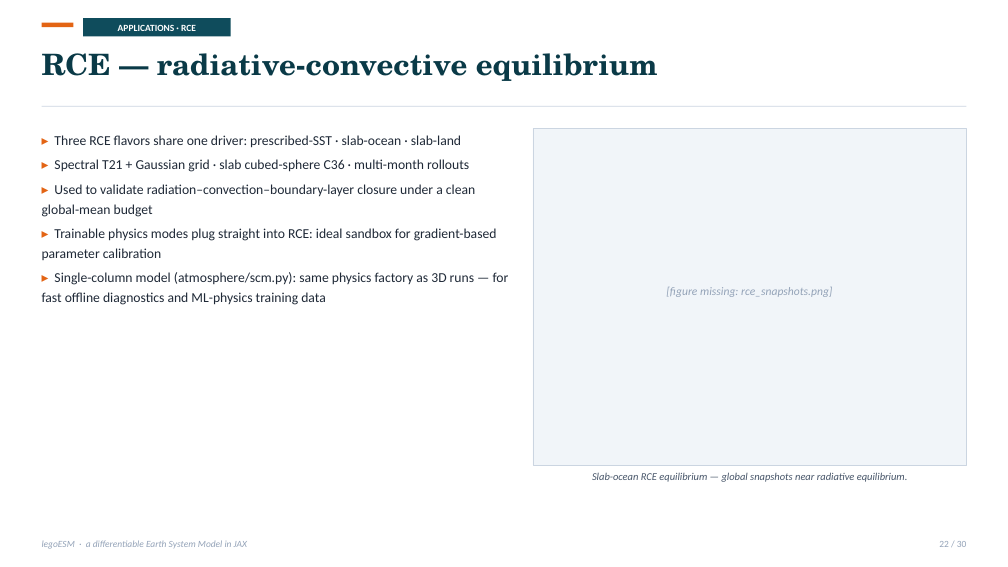
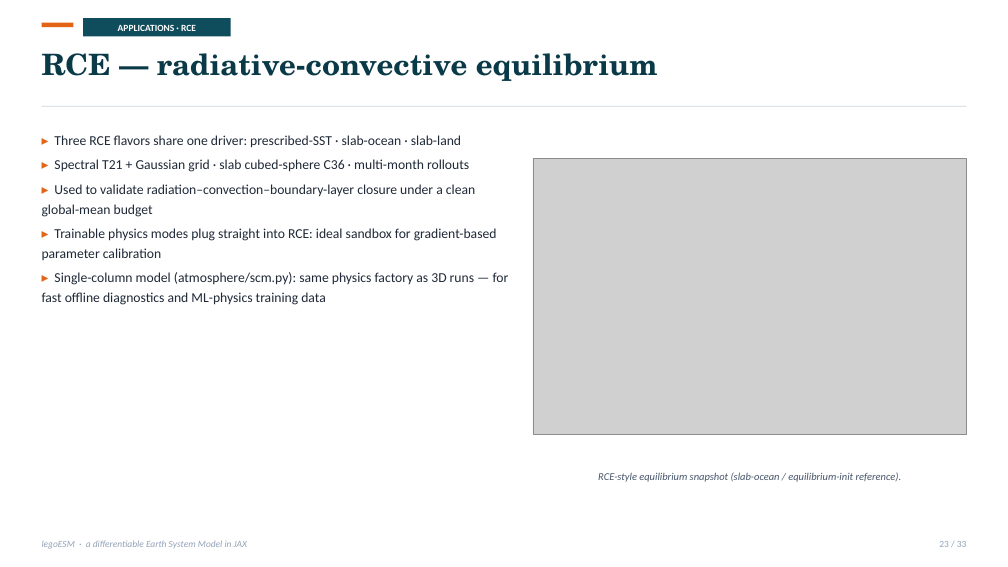
Before and after one commit to climate-federation/legoESM, a slide deck: slide 23 of legoESM_seminar.pptx (slide 22 before the commit). Drawn at 1008x567 pixels with LibreOffice and Linux fonts; fonts in the diff are those of the drawing; grey boxes stand for pictures. Boxes give left, top, right and bottom in pixels: in the first picture for what was removed or moved away, otherwise in the second. Text is boxed around its words. In the diff, an @@ line names an element or a change of style, - is before the commit and + after.

```diff
--- a/legoESM_seminar.pptx
+++ b/legoESM_seminar.pptx
@@ rectangle removed at box(533, 129, 966, 465) @@
@@ picture added at box(533, 159, 966, 435) @@
@@ text removed at box(666, 287, 832, 297) @@
-[figure missing: rce_snapshots.png]
@@ text at box(598, 472, 902, 482): text changed @@
-Slab-ocean RCE equilibrium — global snapshots near radiative equilibrium.
+RCE-style equilibrium snapshot (slab-ocean / equilibrium-init reference).
```
Also in this commit, not shown: 27 other slides changed, 3 slides added, 5 other files.
